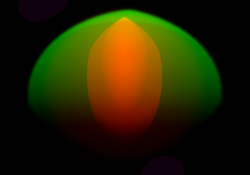
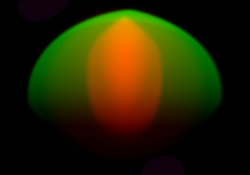
Revision of a layered 250 x 175 image; what changed, layer by layer:
painted on "Base" (1st of 3, in "Colors" › "(R) Boost" › "Glow") over (84, 8, 165, 141)
painted on "Resize" (1st of 2, in "Colors" › "(R) Boost" › "Full") over (84, 8, 165, 141)
painted on "ReverseRadialGradient" over (84, 8, 165, 141)
painted on "Base" (2nd of 3, in "Colors" › "(R) Boost" › "Full") over (84, 8, 165, 141)
painted on "Paint Layer 18" over (84, 8, 165, 141)
painted on "Paint Layer 17" over (84, 8, 165, 141)
painted on "Paint Layer 1" over (84, 8, 165, 128)
painted on "Resize" (2nd of 2, in "Colors" › "(G) Velocity") over (84, 8, 165, 141)
painted on "Paint Layer 20" (1st of 2, in "Colors" › "(G) Velocity" › "Subtractions") over (84, 8, 165, 128)
painted on "Paint Layer 20" (2nd of 2, in "Colors" › "(G) Velocity" › "Subtractions") over (84, 8, 165, 141)
painted on "Base" (3rd of 3, in "Colors" › "(G) Velocity") over (84, 8, 165, 141)